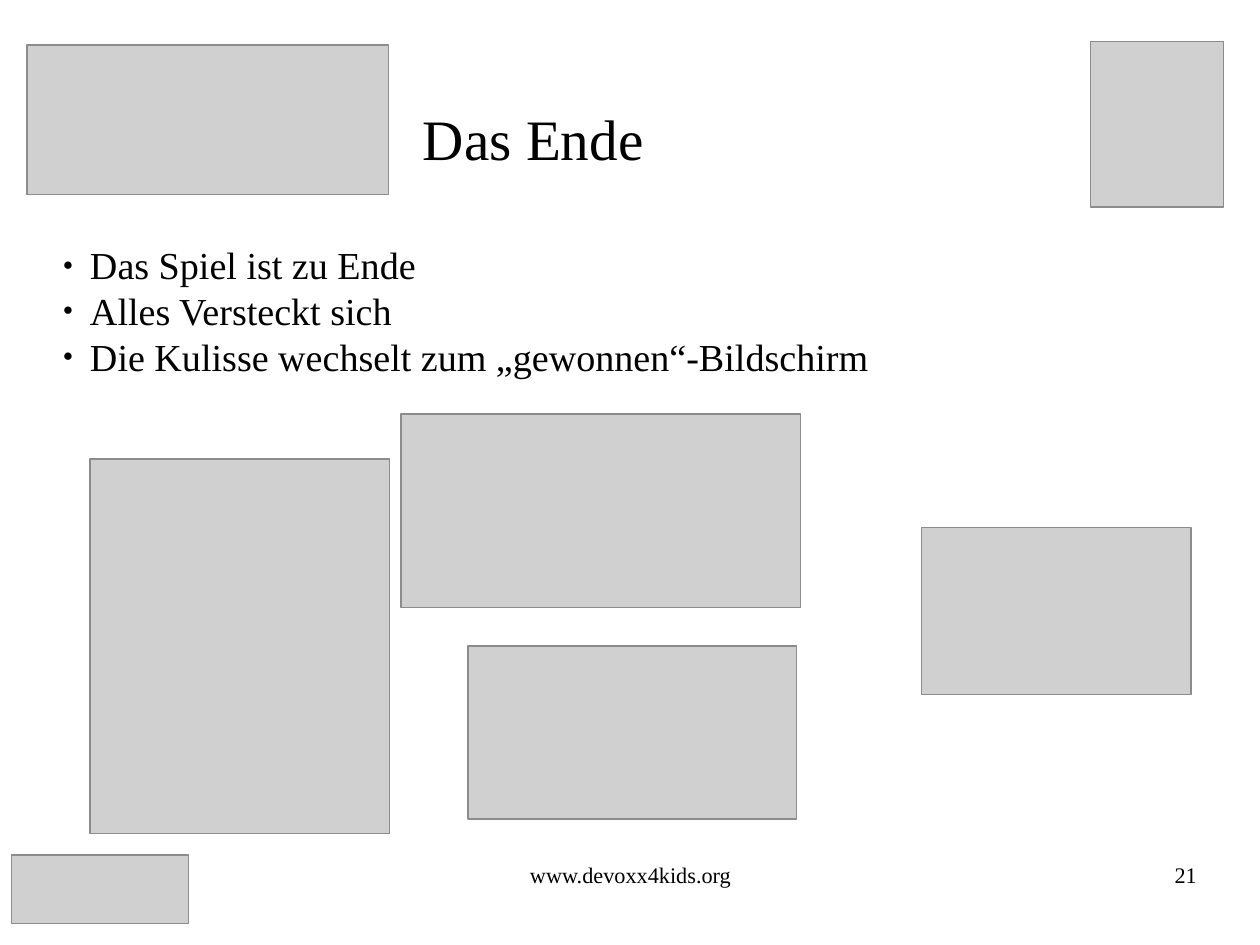
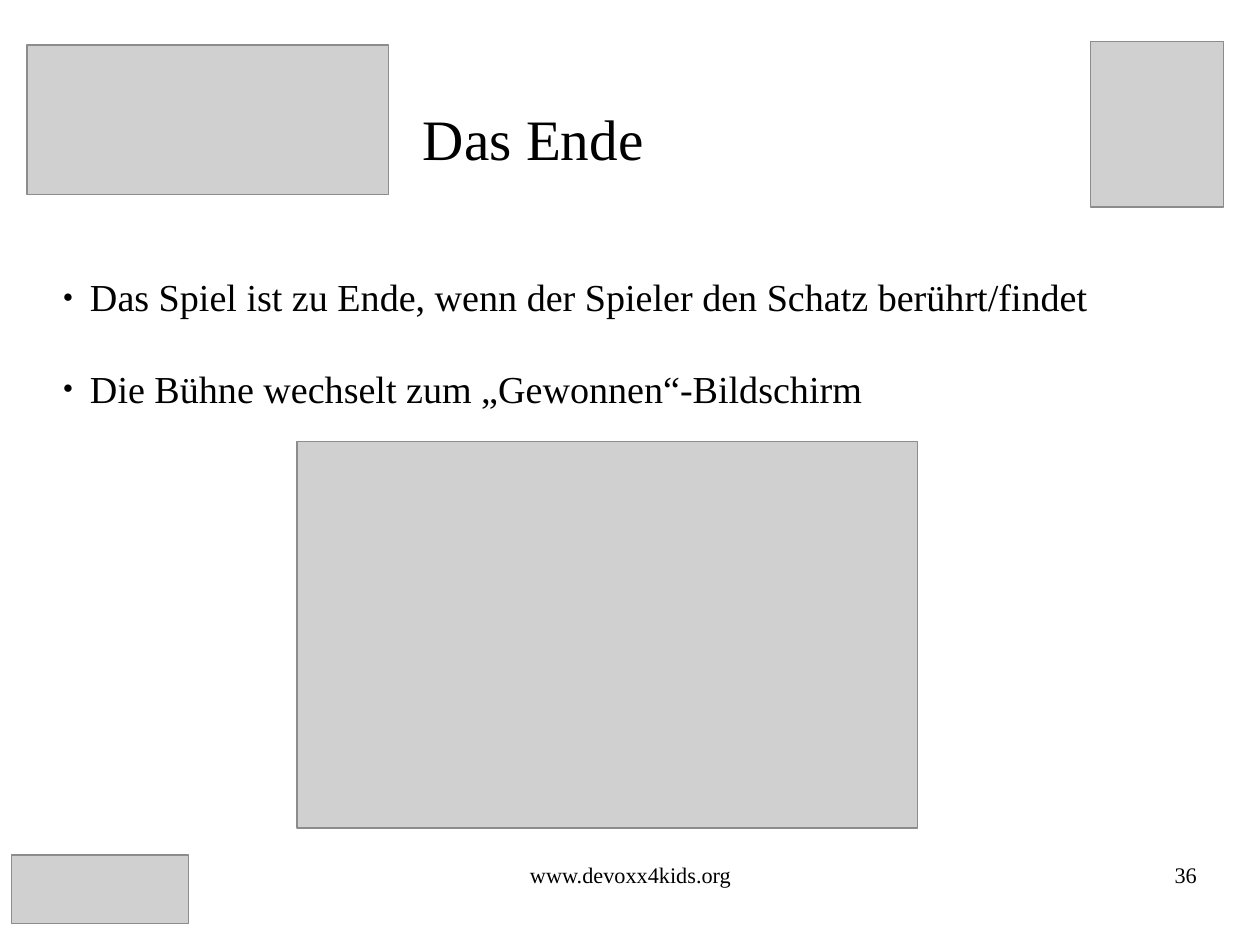
Before and after one commit to Devoxx4KidsDE/workshop-scratch, a slide deck: slide 36 of treasure_hunt/Schatz_Suche_Scratch_Aufgaben.odp (slide 21 before the commit). Drawn at 1260x945 pixels with LibreOffice and Linux fonts; fonts in the diff are those of the drawing; grey boxes stand for pictures. Boxes give left, top, right and bottom in pixels: in the first picture for what was removed or moved away, otherwise in the second. Text is boxed around its words. In the diff, an @@ line names an element or a change of style, - is before the commit and + after.

```diff
--- a/treasure_hunt/Schatz_Suche_Scratch_Aufgaben.odp
+++ b/treasure_hunt/Schatz_Suche_Scratch_Aufgaben.odp
@@ subtitle at (90, 284, 1087, 409): text changed @@
-● Das Spiel ist zu Ende
-● Alles Versteckt sich
-● Die Kulisse wechselt zum „gewonnen“-Bildschirm
+● Das Spiel ist zu Ende, wenn der Spieler den Schatz berührt/findet
+● Die Bühne wechselt zum „Gewonnen“-Bildschirm
@@ picture removed at (401, 414, 802, 607) @@
@@ picture: place and size @@
-picture at (468, 646, 796, 819)
+picture at (297, 442, 918, 829)
@@ picture removed at (90, 460, 390, 835) @@
@@ picture removed at (922, 528, 1191, 695) @@
@@ page number at (1175, 868, 1197, 884): text changed @@
-21
+36
```
Also in this commit, not shown: 13 other slides changed, 20 slides added, 1 other file.
